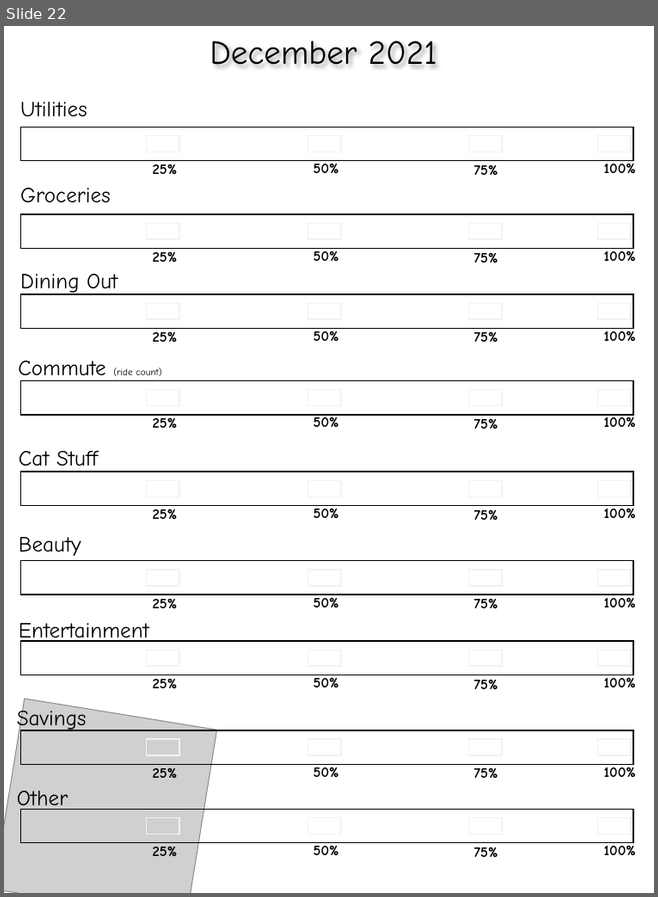
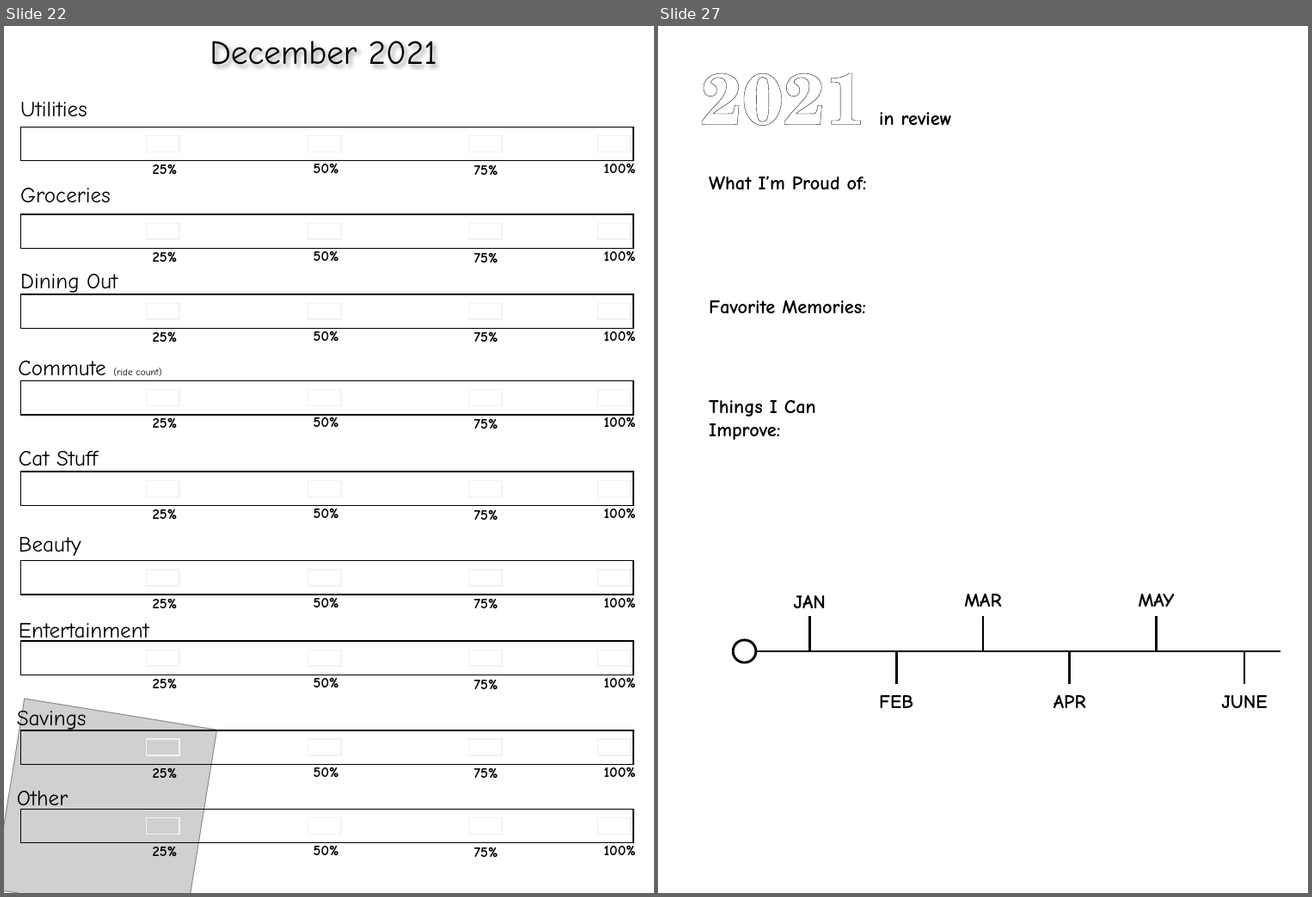
Before and after one commit to cds70409/cds70409.github.io, a slide deck: bujo_printouts.pptx. Shown side by side, each under a label of ours: slide 22 before the commit, slides 22 and 27 after it; the slides between them are not shown. The pictures are 658x897 and 1312x897 pixels, drawn with LibreOffice and Linux fonts; fonts in the diff are those of the drawing; grey boxes stand for pictures. Boxes give left, top, right and bottom in pixels: in the first picture for what was removed or moved away, otherwise in the second. Text is boxed around its words. In the diff, an @@ line names an element or a change of style, - is before the commit and + after.

Commit message:
12/15 bujo spreads
including year in review

```diff
--- a/bujo_printouts.pptx
+++ b/bujo_printouts.pptx
@@ slide 27 added at [658,26,1308,893], background #FFFFFF @@
@@ text added at [700,73,866,126], 60 pt, text #FFFFFF, bold @@
+2021
@@ text added at [879,112,952,125], 16 pt, text #000000, bold @@
+in review
@@ text added at [709,176,867,190], 16 pt, text #000000, bold @@
+What I’m Proud of:
@@ text added at [709,300,866,314], 16 pt, text #000000, bold @@
+Favorite Memories:
@@ text added at [709,400,816,440], 16 pt, text #000000, bold @@
+Things I Can Improve:
@@ text added at [964,593,1001,606], 16 pt, text #000000, bold @@
+MAR
@@ text added at [1139,593,1175,606], 16 pt, text #000000, bold @@
+MAY
@@ text added at [794,594,826,608], 16 pt, text #000000, bold @@
+JAN
@@ line added from (809, 650) to (809, 616), #000000 2 pt @@
@@ line added from (983, 650) to (983, 616), #000000 2 pt @@
@@ line added from (1157, 650) to (1157, 616), #000000 2 pt @@
@@ ellipse added at [734,640,757,662], fill #FFFFFF, outline #000000 2 pt @@
@@ line added from (749, 651) to (1281, 651), #000000 2 pt @@
@@ line added from (896, 684) to (896, 650), #000000 2 pt @@
@@ line added from (1070, 684) to (1070, 650), #000000 2 pt @@
@@ line added from (1245, 684) to (1245, 650), #000000 2 pt @@
@@ text added at [879,695,913,708], 16 pt, text #000000, bold @@
+FEB
@@ text added at [1054,694,1086,708], 16 pt, text #000000, bold @@
+APR
@@ text added at [1221,695,1267,708], 16 pt, text #000000, bold @@
+JUNE
```
Also in this commit, not shown: 2 slides changed, 3 other slides added.
